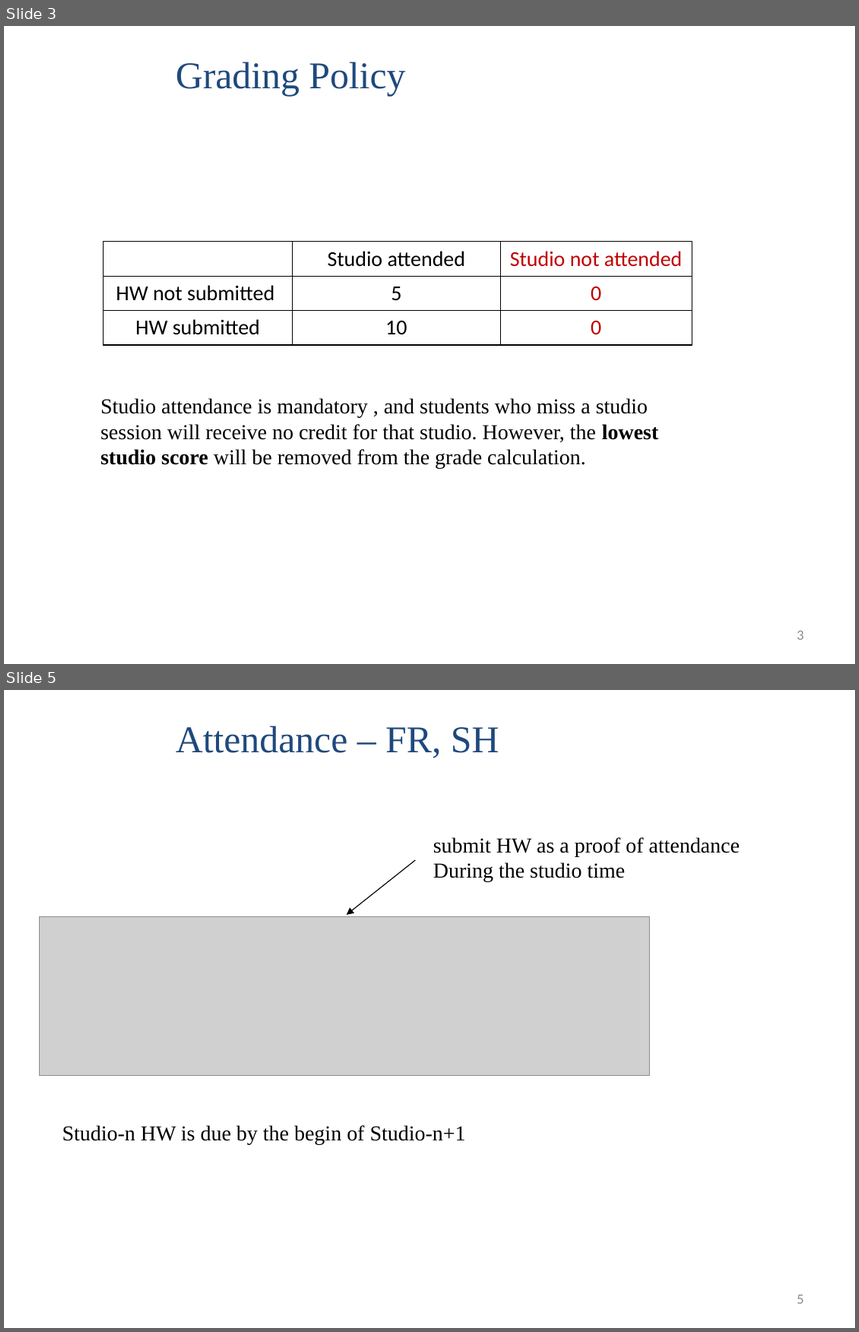
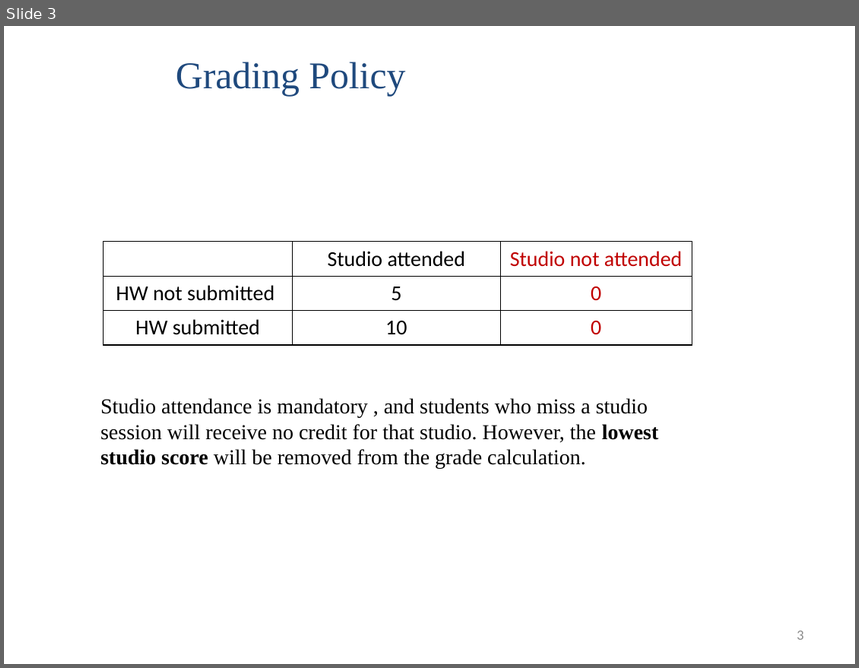
Before and after one commit to XieGT/Control_Studios, a slide deck: ENME462_Studio_01/ENME-462 Studio.pptx. Shown one above the other, each under a label of ours: slides 3 and 5 before the commit, slide 3 after it; the slides between them are not shown. The pictures are 859x1332 and 859x668 pixels, drawn with LibreOffice and Linux fonts; fonts in the diff are those of the drawing; grey boxes stand for pictures; background and template pictures are left out. Boxes give left, top, right and bottom in pixels: in the first picture for what was removed or moved away, otherwise in the second. Text is boxed around its words. In the diff, an @@ line names an element or a change of style, - is before the commit and + after.

```diff
--- a/ENME462_Studio_01/ENME-462 Studio.pptx
+++ b/ENME462_Studio_01/ENME-462 Studio.pptx
@@ slide 5 removed at bbox=[4, 690, 855, 1328], background #FFFFFF @@
@@ title removed at bbox=[176, 726, 500, 758] @@
-Attendance – FR, SH
@@ text removed at bbox=[433, 837, 740, 882] @@
-  submit HW as a proof of attendance
-  During the studio time
@@ arrow removed from (415, 860) to (346, 915) @@
@@ picture removed at bbox=[40, 917, 650, 1076] @@
@@ text removed at bbox=[63, 1125, 466, 1145] @@
-  Studio-n HW is due by the begin of Studio-n+1
@@ page number removed at bbox=[797, 1295, 804, 1304] @@
-5
```
Also in this commit, not shown: 3 slides changed, 1 other file.
